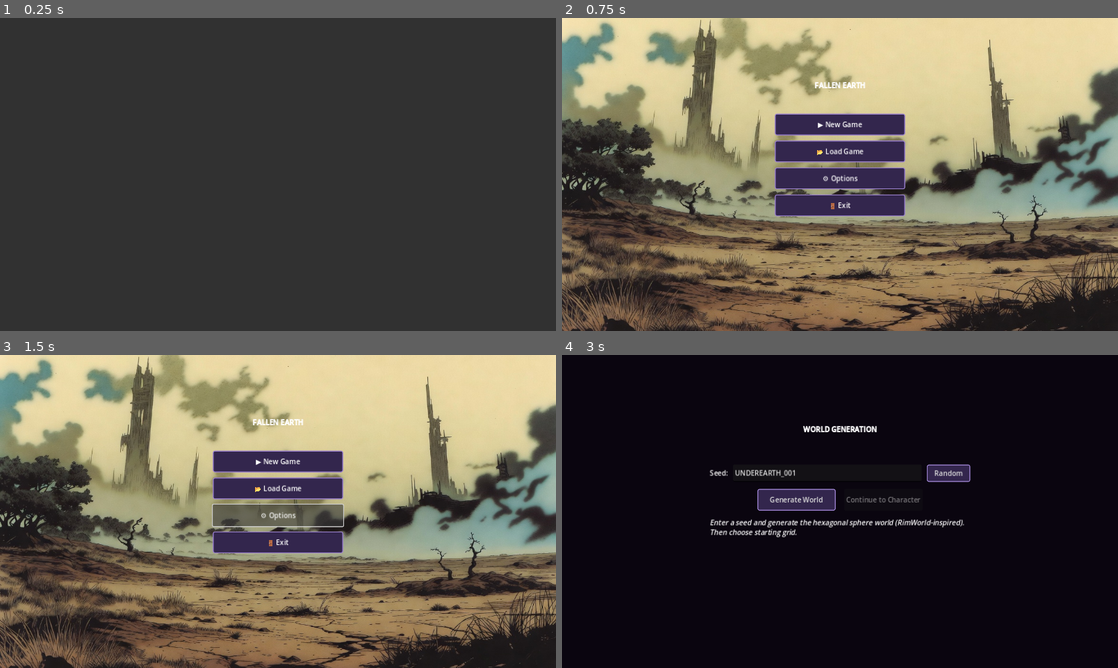
Above: before the commit, frames 1-4 (two rows, left to right).
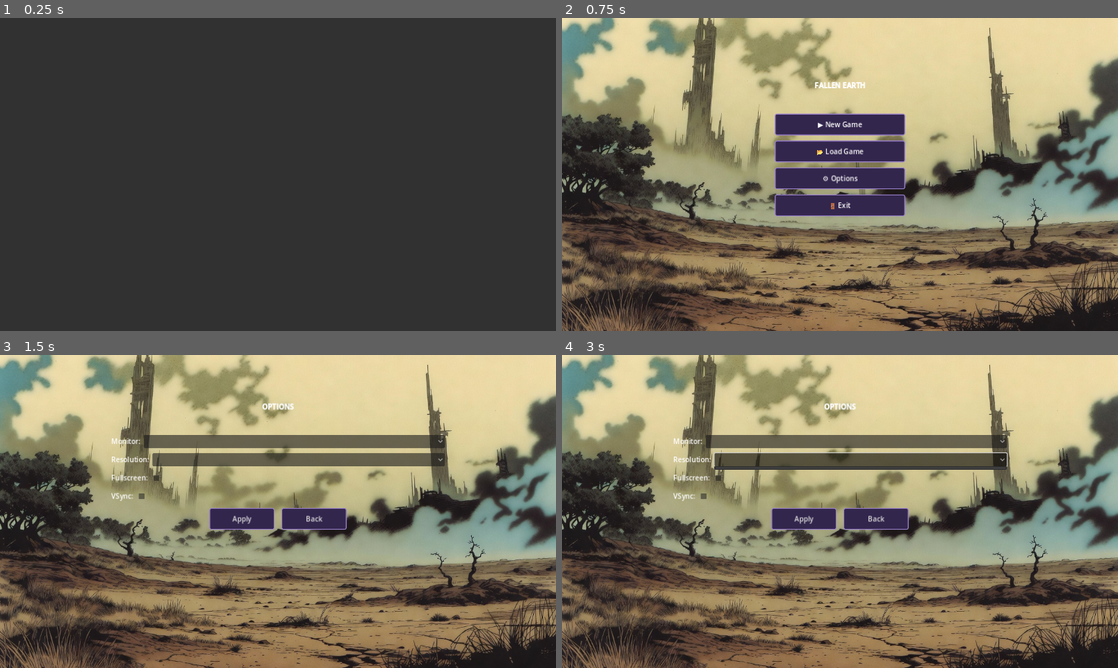
Above: after the commit, the same moments.

Repository: AhmiDarrow/FallenEarth
Game: Godot game, scene res://scenes/ui/Splash.tscn
Two runs of this game, one before a commit and one after it. Both use one fixed random seed, a clock stepped at 60 frames per second and the inputs below.
Inputs (mouse positions are in pixels of both pictures, inside the frame that each line leads up to):
- Up to frame 1 (0.25 s): no input
- Up to frame 2 (0.75 s): tap Enter at 0.5 s; move the mouse to (962, 158) at 0.52 s; hold Right from 0.53 s (still down); tap M at 0.6 s; click (962, 158) at 0.67 s
- Up to frame 3 (1.5 s): release Right at 1.25 s; click "⚙ Options" at 1.25 s
- Up to frame 4 (3 s): click (856, 442) at 2.02 s; click (862, 458) at 2.77 s

Frame 1 is identical in both runs. In frame 2, 32% of the frame differs, in the area x 0-100%, y 0-100%; in frame 3, 42%; in frame 4, 95%.
Error after the commit: Parse Error: Static function "get_screen_name()" not found in base "GDScriptNativeClass". (res://scripts/DisplayManager.gd:134)

Commit message:
feat: Add resolution/monitor options and responsive UI backgrounds
- Create Options menu scene (Options.tscn + Options.gd) with monitor, resolution, fullscreen, vsync settings
- Extend DisplayManager with monitor/resolution/vsync properties and ConfigFile persistence
- Wire MainMenu Options button to open Options scene
- Convert all menu backgrounds (Splash, MainMenu, CharacterSelection, Options) to anchor-based TextureRect with STRETCH_KEEP_ASPECT_COVERED
- Update validate_scripts.gd with new files
- Update LATEST_HANDOFF.md and CURRENT_STATE.md

Diff:
--- a/scenes/CharacterSelection.tscn
+++ b/scenes/CharacterSelection.tscn
@@ -20,10 +20,15 @@
 grow_vertical = 2
 color = Color(0.03, 0.02, 0.04, 1)
 
-[node name="Image3" type="Sprite2D" parent="."]
-position = Vector2(643.5, 380)
-scale = Vector2(1.09675, 1)
+[node name="Image3" type="TextureRect" parent="."]
+anchors_preset = 15
+anchor_right = 1.0
+anchor_bottom = 1.0
+grow_horizontal = 2
+grow_vertical = 2
 texture = ExtResource("2_wbfq0")
+stretch_mode = 6
+expand_mode = 1
 
 [node name="MainVBox" type="VBoxContainer" parent="."]
 layout_mode = 1
--- a/scenes/ui/MainMenu.tscn
+++ b/scenes/ui/MainMenu.tscn
@@ -30,10 +30,15 @@
 anchor_bottom = 1.0
 color = Color(0.04, 0.02, 0.06, 1)
 
-[node name="Image2" type="Sprite2D" parent="."]
-position = Vector2(640, 358)
-scale = Vector2(1.09589, 1)
+[node name="Image2" type="TextureRect" parent="."]
+anchors_preset = 15
+anchor_right = 1.0
+anchor_bottom = 1.0
+grow_horizontal = 2
+grow_vertical = 2
 texture = ExtResource("2_uosv7")
+stretch_mode = 6
+expand_mode = 1
 
 [node name="VBoxContainer" type="VBoxContainer" parent="."]
 layout_mode = 1
--- /dev/null
+++ b/scenes/ui/Options.tscn
@@ -0,0 +1,135 @@
+[gd_scene load_steps=4 format=3 uid="uid://options001"]
+
+[ext_resource type="Script" path="res://scripts/Options.gd" id="1_opt"]
+[ext_resource type="Texture2D" uid="uid://bv6wiephmt4nj" path="res://scenes/ui/image2.jpg" id="2_bg"]
+
+[sub_resource type="StyleBoxFlat" id="button_normal"]
+bg_color = Color(0.2, 0.15, 0.3, 1)
+border_width_left = 2
+border_width_top = 2
+border_width_right = 2
+border_width_bottom = 2
+border_color = Color(0.6, 0.5, 0.8, 1)
+corner_radius_top_left = 4
+corner_radius_top_right = 4
+corner_radius_bottom_right = 4
+corner_radius_bottom_left = 4
+
+[node name="Options" type="Control"]
+layout_mode = 3
+anchors_preset = 15
+anchor_right = 1.0
+anchor_bottom = 1.0
+grow_horizontal = 2
+grow_vertical = 2
+script = ExtResource("1_opt")
+
+[node name="Background" type="ColorRect" parent="."]
+layout_mode = 0
+anchor_right = 1.0
+anchor_bottom = 1.0
+color = Color(0.04, 0.02, 0.06, 1)
+
+[node name="Image2" type="TextureRect" parent="."]
+anchors_preset = 15
+anchor_right = 1.0
+anchor_bottom = 1.0
+grow_horizontal = 2
+grow_vertical = 2
+texture = ExtResource("2_bg")
+stretch_mode = 6
+expand_mode = 1
+
+[node name="VBoxContainer" type="VBoxContainer" parent="."]
+layout_mode = 1
+anchors_preset = -1
+anchor_left = 0.2
+anchor_top = 0.15
+anchor_right = 0.8
+anchor_bottom = 0.85
+grow_horizontal = 2
+grow_vertical = 2
+size_flags_horizontal = 3
+size_flags_vertical = 3
+theme_override_constants/separation = 12
+
+[node name="TitleLabel" type="RichTextLabel" parent="VBoxContainer"]
+custom_minimum_size = Vector2(400, 64)
+layout_mode = 2
+size_flags_horizontal = 4
+bbcode_enabled = true
+text = "[center][b]OPTIONS[/b][/center]"
+
+[node name="MonitorHBox" type="HBoxContainer" parent="VBoxContainer"]
+layout_mode = 2
+size_flags_horizontal = 3
+theme_override_constants/separation = 8
+
+[node name="MonitorLabel" type="Label" parent="VBoxContainer/MonitorHBox"]
+layout_mode = 2
+text = "Monitor:"
+
+[node name="MonitorOption" type="OptionButton" parent="VBoxContainer/MonitorHBox"]
+custom_minimum_size = Vector2(300, 30)
+layout_mode = 2
+size_flags_horizontal = 3
+
+[node name="ResolutionHBox" type="HBoxContainer" parent="VBoxContainer"]
+layout_mode = 2
+size_flags_horizontal = 3
+theme_override_constants/separation = 8
+
+[node name="ResolutionLabel" type="Label" parent="VBoxContainer/ResolutionHBox"]
+layout_mode = 2
+text = "Resolution:"
+
+[node name="ResolutionOption" type="OptionButton" parent="VBoxContainer/ResolutionHBox"]
+custom_minimum_size = Vector2(300, 30)
+layout_mode = 2
+size_flags_horizontal = 3
+
+[node name="FullscreenHBox" type="HBoxContainer" parent="VBoxContainer"]
+layout_mode = 2
+size_flags_horizontal = 3
+theme_override_constants/separation = 8
+
+[node name="FullscreenLabel" type="Label" parent="VBoxContainer/FullscreenHBox"]
+layout_mode = 2
+text = "Fullscreen:"
+
+[node name="FullscreenCheck" type="CheckBox" parent="VBoxContainer/FullscreenHBox"]
+custom_minimum_size = Vector2(300, 30)
+layout_mode = 2
+size_flags_horizontal = 3
+
+[node name="VSyncHBox" type="HBoxContainer" parent="VBoxContainer"]
+layout_mode = 2
+size_flags_horizontal = 3
+theme_override_constants/separation = 8
+
+[node name="VSyncLabel" type="Label" parent="VBoxContainer/VSyncHBox"]
+layout_mode = 2
+text = "VSync:"
+
+[node name="VSyncCheck" type="CheckBox" parent="VBoxContainer/VSyncHBox"]
+custom_minimum_size = Vector2(300, 30)
+layout_mode = 2
+size_flags_horizontal = 3
+
+[node name="ButtonHBox" type="HBoxContainer" parent="VBoxContainer"]
+layout_mode = 2
+size_flags_horizontal = 3
+theme_override_constants/separation = 16
+alignment = 1
+
+[node name="ApplyBtn" type="Button" parent="VBoxContainer/ButtonHBox"]
+custom_minimum_size = Vector2(150, 50)
+layout_mode = 2
+text = "Apply"
+theme_override_styles/normal = SubResource("button_normal")
+
+[node name="BackBtn" type="Button" parent="VBoxContainer/ButtonHBox"]
+custom_minimum_size = Vector2(150, 50)
+layout_mode = 2
+text = "Back"
+theme_override_styles/normal = SubResource("button_normal")
--- a/scenes/ui/Splash.tscn
+++ b/scenes/ui/Splash.tscn
@@ -35,12 +35,15 @@
 color = Color(0, 0, 0, 0.6)
 
 [node name="Background" type="TextureRect" parent="."]
-offset_left = -1.0
-offset_top = -25.0
-offset_right = 1284.0
-offset_bottom = 759.0
+anchors_preset = 15
+anchor_right = 1.0
+anchor_bottom = 1.0
+grow_horizontal = 2
+grow_vertical = 2
 mouse_filter = 2
 texture = ExtResource("2_4hmhi")
+stretch_mode = 6
+expand_mode = 1
 
 [node name="CenterContainer" type="CenterContainer" parent="."]
 anchors_preset = 15
--- a/scripts/DisplayManager.gd
+++ b/scripts/DisplayManager.gd
@@ -11,6 +11,10 @@
 
 @export var display_scale: float = 1.0
 @export var fullscreen: bool = false
+@export var vsync: bool = true
+@export var monitor_index: int = 0
+@export var resolution_width: int = 1280
+@export var resolution_height: int = 720
 @export var ui_visibility: Dictionary = {
 	"health_bar": true,
 	"inventory_panel": true,
@@ -18,12 +22,19 @@
 	"class_info": true
 }
 
+const SETTINGS_PATH := "user://settings.cfg"
+
 var _current_hud_targets: Array[Dictionary] = []
 var _current_mode: String = ""
+var _available_monitors: Array[Dictionary] = []
+var _available_resolutions: Array[Vector2i] = []
 
 
 func _ready() -> void:
 	reset_display_state()
+	_enumerate_monitors()
+	_load_settings()
+	_apply_settings()
 	print("[DisplayManager] Initialized (v0.2.0).")
 
 
@@ -114,6 +125,104 @@
 		DisplayServer.window_set_mode(DisplayServer.WINDOW_MODE_WINDOWED)
 	fullscreen = enabled
 	print("[DisplayManager] Fullscreen toggled to %s" % "on" if enabled else "off")
+# -- Settings persistence --
+
+func _enumerate_monitors() -> void:
+	_available_monitors.clear()
+	var screen_count := DisplayServer.get_screen_count()
+	for i in range(screen_count):
+		var monitor_name := DisplayServer.get_screen_name(i)
+		var screen_size := DisplayServer.get_screen_size(i)
+		_available_monitors.append({
+			"index": i,
+			"name": monitor_name,
+			"size": screen_size
+		})
+	print("[DisplayManager] Enumerated %d monitors" % screen_count)
+
+func _load_settings() -> void:
+	var config := ConfigFile.new()
+	var err := config.load(SETTINGS_PATH)
+	if err != OK:
+		print("[DisplayManager] No settings file found, using defaults.")
+		return
+	monitor_index = config.get_value("display", "monitor", 0)
+	resolution_width = config.get_value("display", "width", 1280)
+	resolution_height = config.get_value("display", "height", 720)
+	fullscreen = config.get_value("display", "fullscreen", false)
+	vsync = config.get_value("display", "vsync", true)
+	print("[DisplayManager] Settings loaded from %s" % SETTINGS_PATH)
+
+func _save_settings() -> void:
+	var config := ConfigFile.new()
+	config.set_value("display", "monitor", monitor_index)
+	config.set_value("display", "width", resolution_width)
+	config.set_value("display", "height", resolution_height)
+	config.set_value("display", "fullscreen", fullscreen)
+	config.set_value("display", "vsync", vsync)
+	var err := config.save(SETTINGS_PATH)
+	if err != OK:
+		push_error("[DisplayManager] Failed to save settings to %s" % SETTINGS_PATH)
+	else:
+		print("[DisplayManager] Settings saved to %s" % SETTINGS_PATH)
+
+func _apply_settings() -> void:
+	# Set monitor
+	if monitor_index >= 0 and monitor_index < _available_monitors.size():
+		# Godot doesn't have a direct set_monitor; we can move window to that screen
+		var screen_pos := DisplayServer.get_screen_position(monitor_index)
+		DisplayServer.window_set_position(screen_pos)
+	# Set resolution
+	set_display_resolution(resolution_width, resolution_height)
+	# Set fullscreen
+	toggle_fullscreen(fullscreen)
+	# Set vsync
+	if vsync:
+		DisplayServer.window_set_vsync_mode(DisplayServer.VSYNC_ENABLED)
+	else:
+		DisplayServer.window_set_vsync_mode(DisplayServer.VSYNC_DISABLED)
+	print("[DisplayManager] Settings applied")
+
+func get_available_monitors() -> Array[Dictionary]:
+	return _available_monitors
+
+func set_monitor(index: int) -> void:
+	if index >= 0 and index < _available_monitors.size():
+		monitor_index = index
+		var screen_pos := DisplayServer.get_screen_position(index)
+		DisplayServer.window_set_position(screen_pos)
+		_save_settings()
+		print("[DisplayManager] Monitor set to %d (%s)" % [index, _available_monitors[index]["name"]])
+
+func get_current_monitor() -> int:
+	return monitor_index
+
+func get_available_resolutions(monitor: int = -1) -> Array[Vector2i]:
+	# Godot doesn't have a direct get_resolutions per monitor; we can return common resolutions
+	# For simplicity, return a fixed list of common resolutions
+	var resolutions: Array[Vector2i] = []
+	resolutions.append(Vector2i(640, 480))
+	resolutions.append(Vector2i(800, 600))
+	resolutions.append(Vector2i(1024, 768))
+	resolutions.append(Vector2i(1280, 720))
+	resolutions.append(Vector2i(1280, 800))
+	resolutions.append(Vector2i(1366, 768))
+	resolutions.append(Vector2i(1440, 900))
+	resolutions.append(Vector2i(1600, 900))
+	resolutions.append(Vector2i(1920, 1080))
+	resolutions.append(Vector2i(2560, 1440))
+	resolutions.append(Vector2i(3840, 2160))
+	# Filter out resolutions larger than monitor size
+	if monitor >= 0 and monitor < _available_monitors.size():
+		var monitor_size: Vector2i = _available_monitors[monitor]["size"]
+		resolutions = resolutions.filter(func(res: Vector2i) -> bool: return res.x <= monitor_size.x and res.y <= monitor_size.y)
+	return resolutions
+
+func set_resolution(width: int, height: int) -> void:
+	resolution_width = width
+	resolution_height = height
+	set_display_resolution(width, height)
+	_save_settings()
 
 
 func _enter_tree() -> void:
--- a/scripts/MainMenu.gd
+++ b/scripts/MainMenu.gd
@@ -168,7 +168,7 @@
 
 
 func _on_options() -> void:
-	print("[MainMenu] Options — placeholder")
+	get_tree().change_scene_to_file("res://scenes/ui/Options.tscn")
 
 
 func _on_exit() -> void:
--- /dev/null
+++ b/scripts/Options.gd
@@ -0,0 +1,71 @@
+extends Control
+
+@onready var monitor_option: OptionButton = $VBoxContainer/MonitorHBox/MonitorOption as OptionButton
+@onready var resolution_option: OptionButton = $VBoxContainer/ResolutionHBox/ResolutionOption as OptionButton
+@onready var fullscreen_check: CheckBox = $VBoxContainer/FullscreenHBox/FullscreenCheck as CheckBox
+@onready var vsync_check: CheckBox = $VBoxContainer/VSyncHBox/VSyncCheck as CheckBox
+@onready var apply_btn: Button = $VBoxContainer/ButtonHBox/ApplyBtn as Button
+@onready var back_btn: Button = $VBoxContainer/ButtonHBox/BackBtn as Button
+
+var _displays: Array[Dictionary] = []
+var _resolutions: Array[Vector2i] = []
+
+func _ready() -> void:
+	_displays = DisplayManager.get_available_monitors()
+	_populate_monitors()
+	monitor_option.item_selected.connect(_on_monitor_selected)
+	resolution_option.item_selected.connect(_on_resolution_selected)
+	fullscreen_check.toggled.connect(_on_fullscreen_toggled)
+	vsync_check.toggled.connect(_on_vsync_toggled)
+	apply_btn.pressed.connect(_on_apply)
+	back_btn.pressed.connect(_on_back)
+	# Initialize UI with current settings
+	monitor_option.select(DisplayManager.get_current_monitor())
+	fullscreen_check.button_pressed = DisplayManager.fullscreen
+	vsync_check.button_pressed = DisplayManager.vsync
+	# Populate resolutions for current monitor
+	_populate_resolutions(DisplayManager.get_current_monitor())
+	# Find current resolution in list
+	var current_res := Vector2i(DisplayManager.resolution_width, DisplayManager.resolution_height)
+	for i in range(_resolutions.size()):
+		if _resolutions[i] == current_res:
+			resolution_option.select(i)
+			break
+
+func _populate_monitors() -> void:
+	monitor_option.clear()
+	for monitor in _displays:
+		monitor_option.add_item("%s (%dx%d)" % [monitor["name"], monitor["size"].x, monitor["size"].y])
+
+func _populate_resolutions(monitor_index: int) -> void:
+	_resolutions = DisplayManager.get_available_resolutions(monitor_index)
+	resolution_option.clear()
+	for res in _resolutions:
+		resolution_option.add_item("%dx%d" % [res.x, res.y])
+
+func _on_monitor_selected(index: int) -> void:
+	DisplayManager.set_monitor(index)
+	_populate_resolutions(index)
+
+func _on_resolution_selected(index: int) -> void:
+	var res := _resolutions[index]
+	DisplayManager.set_resolution(res.x, res.y)
+
+func _on_fullscreen_toggled(button_pressed: bool) -> void:
+	DisplayManager.toggle_fullscreen(button_pressed)
+
+func _on_vsync_toggled(button_pressed: bool) -> void:
+	DisplayManager.vsync = button_pressed
+	if button_pressed:
+		DisplayServer.window_set_vsync_mode(DisplayServer.VSYNC_ENABLED)
+	else:
+		DisplayServer.window_set_vsync_mode(DisplayServer.VSYNC_DISABLED)
+	DisplayManager._save_settings()
+
+func _on_apply() -> void:
+	DisplayManager._apply_settings()
+	DisplayManager._save_settings()
+
+func _on_back() -> void:
+	# Return to main menu
+	get_tree().change_scene_to_file("res://scenes/ui/MainMenu.tscn")
--- a/validate_scripts.gd
+++ b/validate_scripts.gd
@@ -3,6 +3,7 @@
 const SCENES := [
 	"res://scenes/ui/Splash.tscn",
 	"res://scenes/ui/MainMenu.tscn",
+	"res://scenes/ui/Options.tscn",
 	"res://scenes/WorldGeneration.tscn",
 	"res://scenes/CharacterSelection.tscn",
 	"res://scenes/HubWorld.tscn",
@@ -36,6 +37,8 @@
 	"res://scripts/MissionGenerator.gd",
 	"res://scripts/MissionManager.gd",
 	"res://scenes/ui/Splash.gd",
+	"res://scripts/Options.gd",
+	"res://scripts/DisplayManager.gd",
 ]
 
 func _initialize() -> void:
Not shown, changed: memory/CURRENT_STATE.md
Not shown, changed: memory/LATEST_HANDOFF.md
Not shown, added: memory/SESSION_NOTES/HANDOFF_2026-07-04_0116.md
